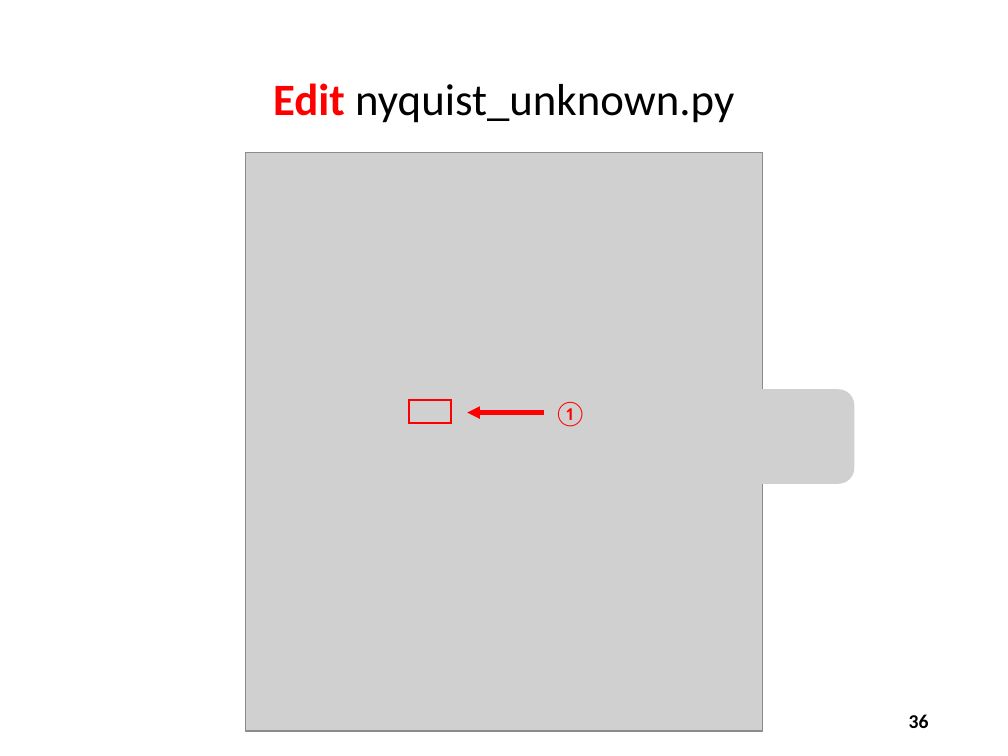
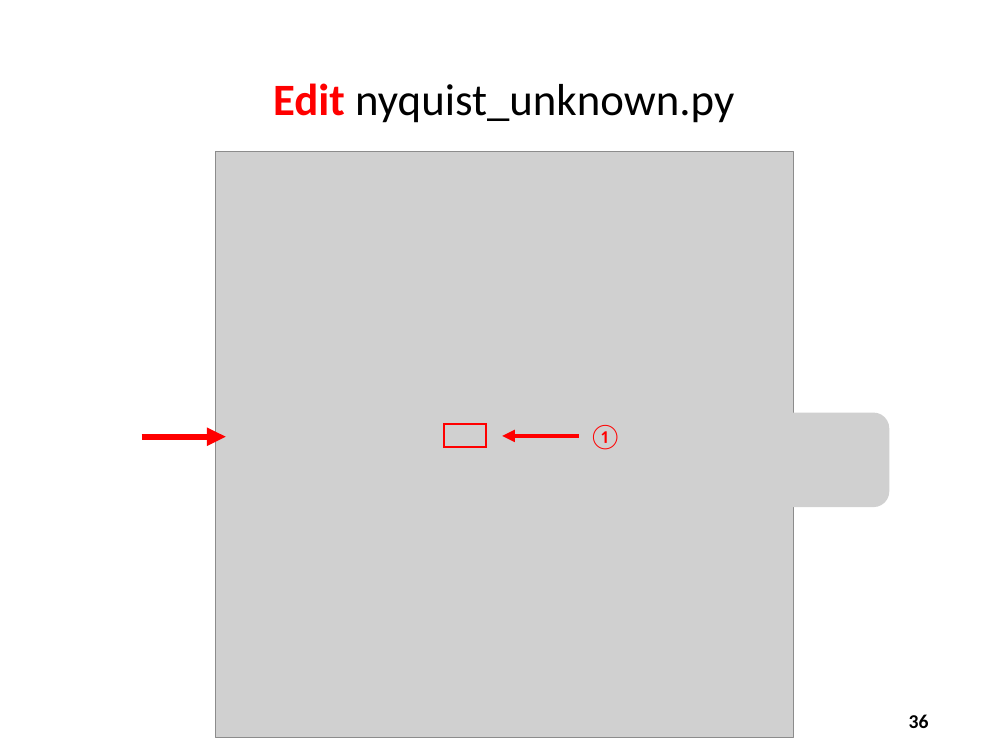
Before and after one commit to dbiersach/scicomp101, a slide deck: slide 36 of Session 09 - Measuring Waves/Session 09 - Measuring Waves.pptx. Drawn at 1008x756 pixels with LibreOffice and Linux fonts; fonts in the diff are those of the drawing; grey boxes stand for pictures. Boxes give left, top, right and bottom in pixels: in the first picture for what was removed or moved away, otherwise in the second. Text is boxed around its words. In the diff, an @@ line names an element or a change of style, - is before the commit and + after.

```diff
--- a/Session 09 - Measuring Waves/Session 09 - Measuring Waves.pptx
+++ b/Session 09 - Measuring Waves/Session 09 - Measuring Waves.pptx
@@ picture: place and size @@
-picture at <box>245,152,763,731</box>
+picture at <box>216,151,793,738</box>
@@ 1 text, 1 rectangle, 1 arrow, 1 picture: place and size @@
-1 text, 1 rectangle, 1 arrow, 1 picture at <box>409,389,854,484</box>
+1 text, 1 rectangle, 1 arrow, 1 picture at <box>444,412,889,507</box>
@@ arrow added from (141, 436) to (226, 436), #FF0000 4.5 pt @@
```
Also in this commit, not shown: 2 other slides changed, 1 other file.
